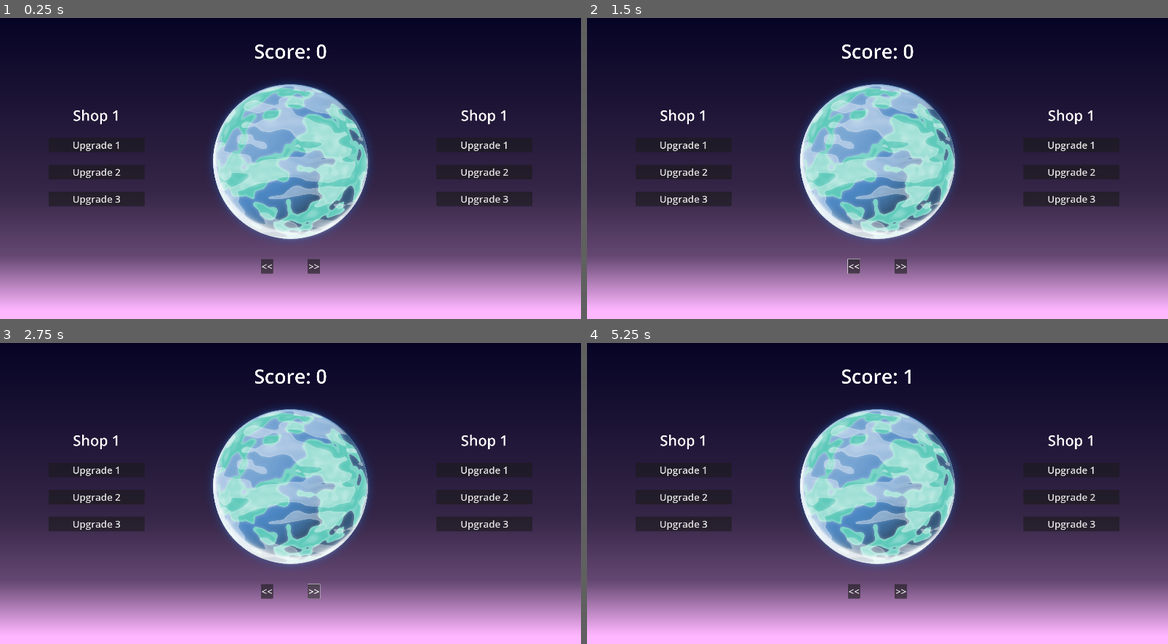
Above: before the commit, frames 1-4 (two rows, left to right).
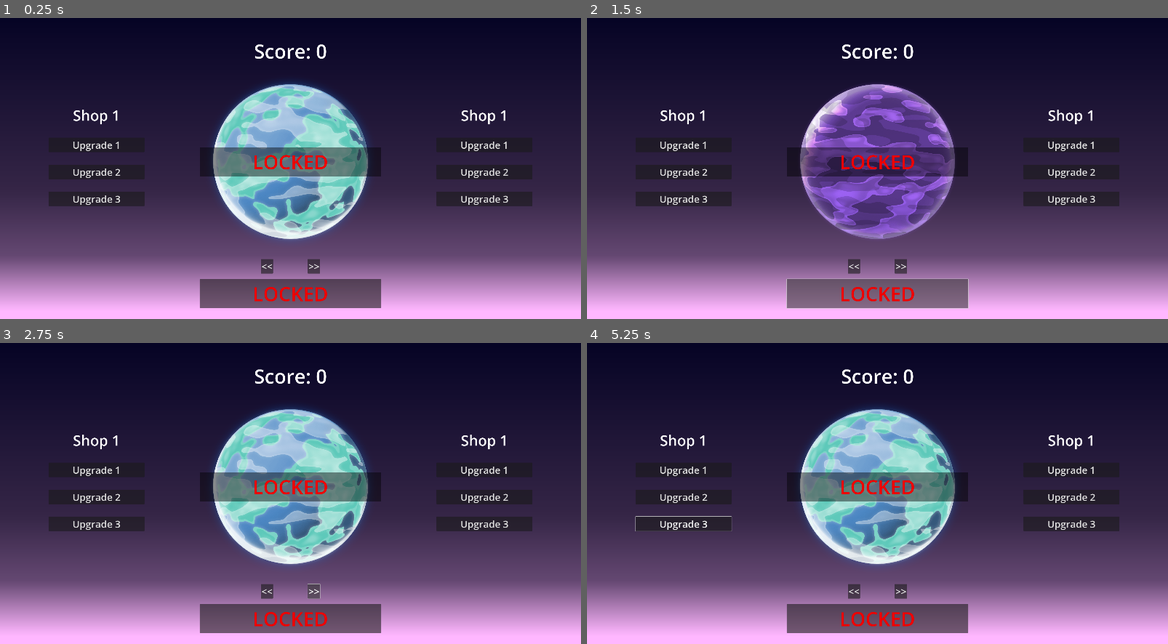
Above: after the commit, the same moments.

Repository: JStaed/planet-clicker-game
Game: Godot game, scene res://scenes/main.tscn
The game is run twice, just before and just after one commit, with the same random seed, the same clock (stepped at 60 frames per second) and the same inputs. The project has no main scene, so this scene is started directly.
Inputs (mouse positions are in pixels of both pictures, inside the frame that each line leads up to):
- Up to frame 1 (0.25 s): no input
- Up to frame 2 (1.5 s): click "<<" at 0.5 s; click (877, 294) at 1.25 s, where only the run after the commit has a clickable "LOCKED"
- Up to frame 3 (2.75 s): click ">>" at 2 s
- Up to frame 4 (5.25 s): click "Upgrade 1" at 2.75 s; click "Upgrade 2" at 3.5 s; click "Upgrade 3" at 4.25 s; click (877, 487) at 5 s

The runs differ from the first frame. In frame 1, 6.0% of the frame differs, in the area x 34-66%, y 42-97%; in frame 2, 14%, in the area x 34-66%, y 21-97%; in frame 3, 6.0%; in frame 4, 6.2%.

Commit message:
25 minutes - scripting

Diff:
--- a/scenes/main.tscn
+++ b/scenes/main.tscn
@@ -16,6 +16,16 @@
 gradient = SubResource("Gradient_f2qo4")
 fill_to = Vector2(0, 1)
 
+[sub_resource type="Gradient" id="Gradient_o6xl0"]
+offsets = PackedFloat32Array(0)
+colors = PackedColorArray(0, 0, 0, 0.4392157)
+
+[sub_resource type="GradientTexture2D" id="GradientTexture2D_tipki"]
+gradient = SubResource("Gradient_o6xl0")
+width = 1200
+height = 192
+fill_to = Vector2(0, 1)
+
 [node name="Node2D" type="Node2D"]
 
 [node name="Background" type="TextureRect" parent="."]
@@ -106,6 +116,78 @@
 layout_mode = 2
 texture_normal = ExtResource("1_o5qli")
 
+[node name="Control" type="Control" parent="CanvasLayer/Control/CanvasContainer/Middle/PlanetButton"]
+anchors_preset = 0
+offset_right = 40.0
+offset_bottom = 40.0
+
+[node name="TextureRect" type="TextureRect" parent="CanvasLayer/Control/CanvasContainer/Middle/PlanetButton/Control"]
+layout_mode = 1
+anchors_preset = 8
+anchor_left = 0.5
+anchor_top = 0.5
+anchor_right = 0.5
+anchor_bottom = 0.5
+offset_left = 20.0
+offset_top = 524.0
+offset_right = 1220.0
+offset_bottom = 716.0
+grow_horizontal = 2
+grow_vertical = 2
+texture = SubResource("GradientTexture2D_tipki")
+
+[node name="Label" type="Label" parent="CanvasLayer/Control/CanvasContainer/Middle/PlanetButton/Control/TextureRect"]
+modulate = Color(0.9372549, 0, 0, 1)
+layout_mode = 1
+anchors_preset = 8
+anchor_left = 0.5
+anchor_top = 0.5
+anchor_right = 0.5
+anchor_bottom = 0.5
+offset_left = -249.0
+offset_top = -87.5
+offset_right = 249.0
+offset_bottom = 87.5
+grow_horizontal = 2
+grow_vertical = 2
+theme = ExtResource("2_jyhfs")
+text = "LOCKED"
+horizontal_alignment = 1
+vertical_alignment = 1
+
+[node name="TextureRect2" type="Button" parent="CanvasLayer/Control/CanvasContainer/Middle/PlanetButton/Control"]
+layout_mode = 1
+anchors_preset = 8
+anchor_left = 0.5
+anchor_top = 0.5
+anchor_right = 0.5
+anchor_bottom = 0.5
+offset_left = 20.0
+offset_top = 1397.0
+offset_right = 1220.0
+offset_bottom = 1589.0
+grow_horizontal = 2
+grow_vertical = 2
+
+[node name="Label" type="Label" parent="CanvasLayer/Control/CanvasContainer/Middle/PlanetButton/Control/TextureRect2"]
+modulate = Color(0.9372549, 0, 0, 1)
+layout_mode = 1
+anchors_preset = 8
+anchor_left = 0.5
+anchor_top = 0.5
+anchor_right = 0.5
+anchor_bottom = 0.5
+offset_left = -249.0
+offset_top = -87.5
+offset_right = 249.0
+offset_bottom = 87.5
+grow_horizontal = 2
+grow_vertical = 2
+theme = ExtResource("2_jyhfs")
+text = "LOCKED"
+horizontal_alignment = 1
+vertical_alignment = 1
+
 [node name="PlanetChangeButtons" type="HBoxContainer" parent="CanvasLayer/Control/CanvasContainer/Middle"]
 layout_mode = 2
 alignment = 1
--- a/scripts/control_manager.gd
+++ b/scripts/control_manager.gd
@@ -68,8 +68,7 @@
 	return base
 
 func update_planet_sprite() -> void:
-	if unlocked_sprites[selected_sprite]:
-		$CanvasContainer/Middle/PlanetButton.texture_normal = planet_sprites[selected_sprite]
-	else:
+	$CanvasContainer/Middle/PlanetButton.texture_normal = planet_sprites[selected_sprite]
+	if !unlocked_sprites[selected_sprite]:
 		pass
 	print(unlocked_sprites[selected_sprite])
Not shown: 1 places in scenes/main.tscn that only renumber resources
